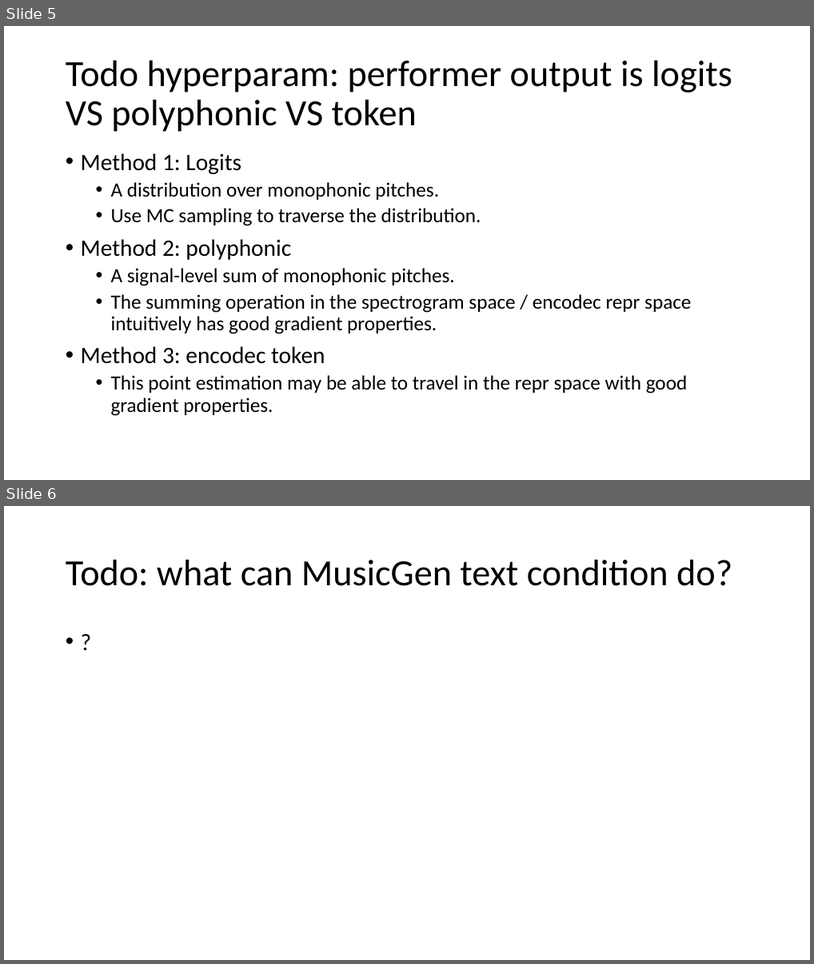
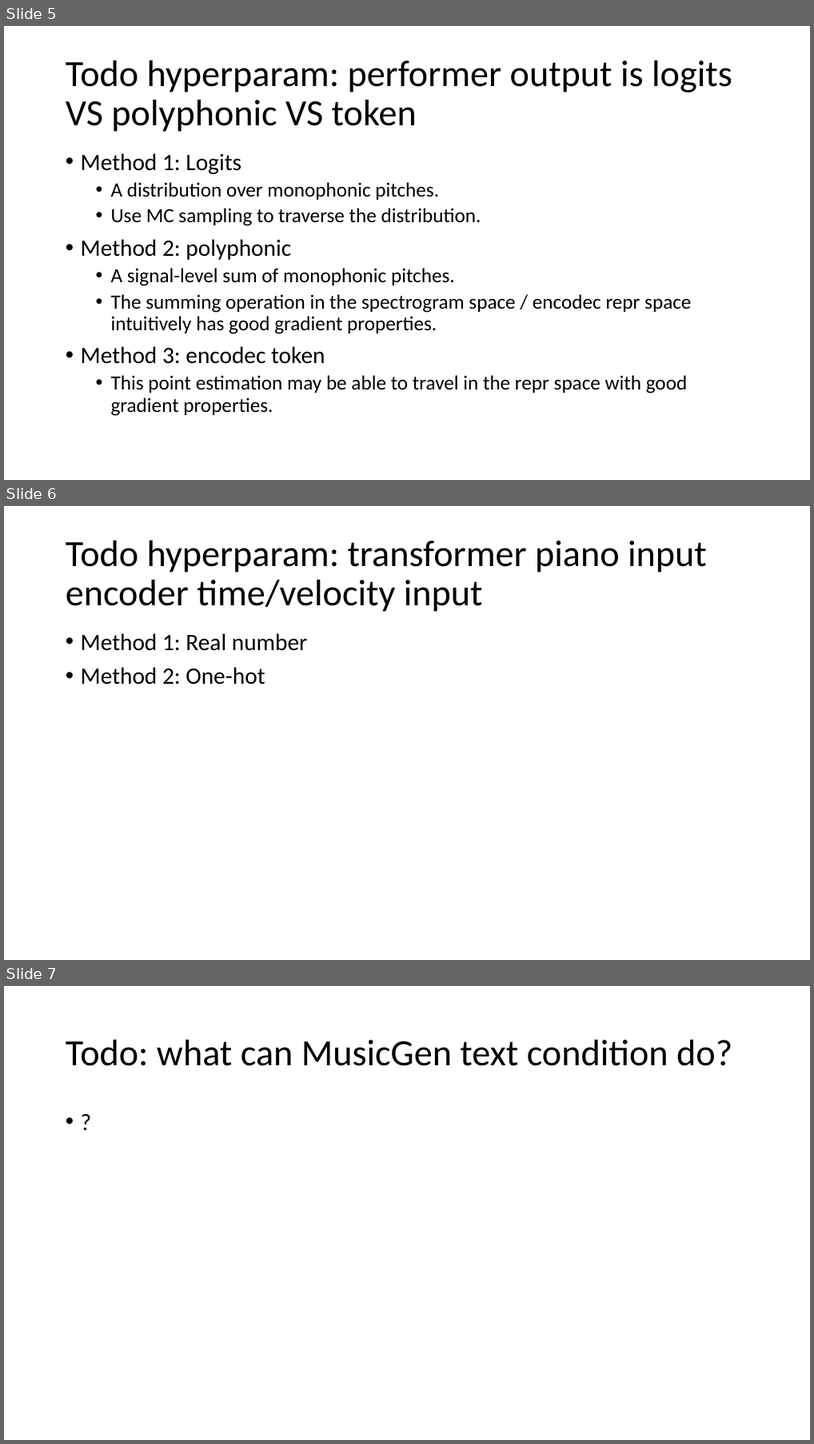
Before and after one commit to Daniel-Chin/Unsupervised-Symbolic-Music-Decipher, a slide deck: main.pptx. Shown one above the other, each under a label of ours: slides 5 and 6 before the commit, slides 5, 6 and 7 after it. The pictures are 814x964 and 814x1444 pixels, drawn with LibreOffice and Linux fonts; fonts in the diff are those of the drawing. Boxes give left, top, right and bottom in pixels: in the first picture for what was removed or moved away, otherwise in the second. Text is boxed around its words. In the diff, an @@ line names an element or a change of style, - is before the commit and + after.

```diff
--- a/main.pptx
+++ b/main.pptx
@@ slide 6 added at (x1=4, y1=506, x2=810, y2=960), background #FFFFFF @@
@@ title added at (x1=66, y1=540, x2=707, y2=612), 44 pt, text #000000 @@
+Todo hyperparam: transformer piano input encoder time/velocity input
@@ text added at (x1=81, y1=633, x2=308, y2=684), 28 pt, text #000000 @@
+• Method 1: Real number
+• Method 2: One-hot
@@ what was slide 6 is now slide 7 @@
```
